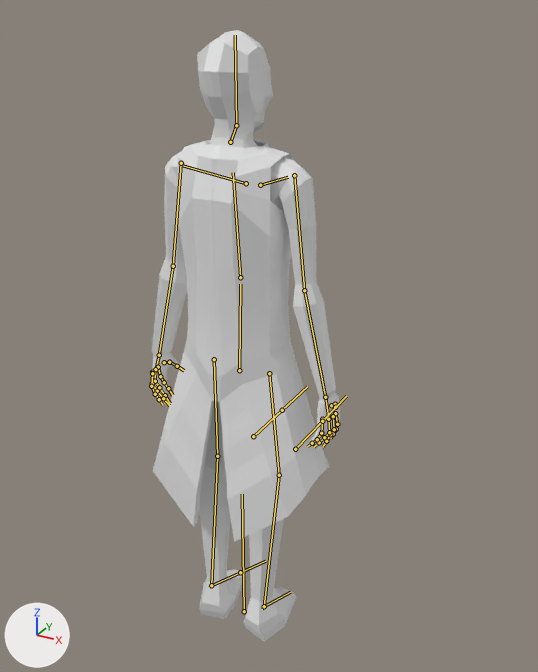
The FBX model Assets/Art/Models/Characters/Elf.fbx, before and after one commit.
One viewpoint serves both versions: a 50 mm lens placed at (0.972, -1.598, 1.799), pointed at (0.007, 0.155, 0.923). Every picture has the same lights, and +X, +Y and +Z are marked at lower left. The older version comes first. The bones that change, and the others that lie on the model, are drawn over the model as lines.

In view in the first picture: 'body', 'cloth'.
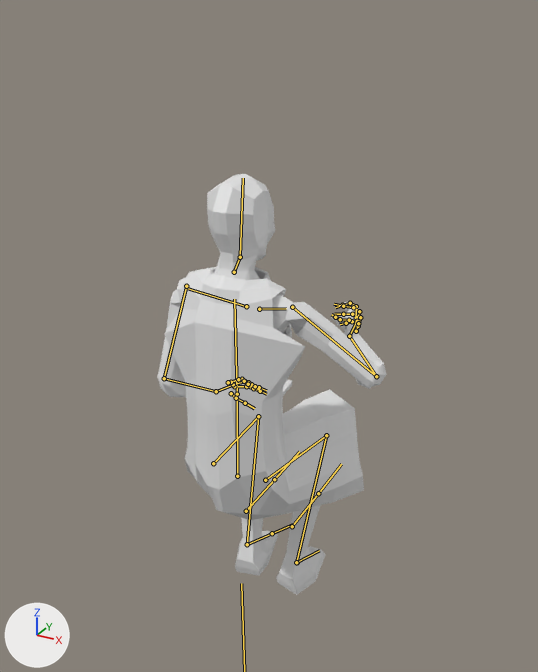
The newer file adds an action. The first version stands in its rest pose; the second is drawn at frame 7 of the action 'Elf|Elf.Sit'.

What the commit changed:
Bone 'rootBone' (bone_rootbone) moves from (0.0, 0.0, 0.0) to (0.0, -0.336, 0.0).
Bone 'rootBone' (bone_rootbone) turns from (0, 0, 0) to (0, 0, -1) degrees about its own x, y and z.
Bone 'spine' (bone_spine) turns from (0, 0, 0) to (0, -1, 7) degrees about its own x, y and z.
Bone 'arm1_L' (bone_arm1_l) turns from (0, 0, 0) to (27, 82, 32) degrees about its own x, y and z.
Bone 'arm2_L' (bone_arm2_l) turns from (0, 0, 0) to (61, 11, -18) degrees about its own x, y and z.
Bone 'arm1_R' (bone_arm1_r) turns from (0, 0, 0) to (113, -42, -98) degrees about its own x, y and z.
Bone 'arm2_R' (bone_arm2_r) turns from (0, 0, 0) to (90, -21, 21) degrees about its own x, y and z.
Bone 'leg1_L' (bone_leg1_l) turns from (0, 0, 0) to (6, 11, -79) degrees about its own x, y and z.
Bone 'leg2_L' (bone_leg2_l) turns from (0, 0, 0) to (-17, 16, 86) degrees about its own x, y and z.
Bone 'leg1_R' (bone_leg1_r) turns from (0, 0, 0) to (6, -11, 79) degrees about its own x, y and z.
Bone 'leg2_R' (bone_leg2_r) turns from (0, 0, 0) to (-17, -16, -86) degrees about its own x, y and z.
Bone 'handIK_L' (bone_handik_l) moves from (0.0, 0.0, 0.0) to (-0.072, -0.222, 0.138).
Bone 'handIK_L' (bone_handik_l) turns from (0, 0, 0) to (-11, 0, -5) degrees about its own x, y and z.
Bone 'hand_L' (bone_hand_l) turns from (0, 0, 0) to (116, 130, 21) degrees about its own x, y and z.
Bone 'handIK_R' (bone_handik_r) moves from (0.0, 0.0, 0.0) to (0.069, -0.334, 0.374).
Bone 'handIK_R' (bone_handik_r) turns from (0, 0, 0) to (47, -72, -45) degrees about its own x, y and z.
Bone 'hand_R' (bone_hand_r) turns from (0, 0, 0) to (116, -130, -21) degrees about its own x, y and z.
Bone 'index2_R' (bone_index2_r) turns from (0, 0, 0) to (-34, 8, 4) degrees about its own x, y and z.
Bone 'index3_R' (bone_index3_r) turns from (0, 0, 0) to (-30, 10, -26) degrees about its own x, y and z.
Bone 'middle2_R' (bone_middle2_r) turns from (0, 0, 0) to (-20, 6, 9) degrees about its own x, y and z.
Bone 'middle3_R' (bone_middle3_r) turns from (0, 0, 0) to (-38, 13, 15) degrees about its own x, y and z.
Bone 'ring2_R' (bone_ring2_r) turns from (0, 0, 0) to (-28, 6, 11) degrees about its own x, y and z.
Bone 'ring3_R' (bone_ring3_r) turns from (0, 0, 0) to (-36, 7, 13) degrees about its own x, y and z.
Bone 'pinky2_R' (bone_pinky2_r) turns from (0, 0, 0) to (-29, 1, 12) degrees about its own x, y and z.
Bone 'pinky3_R' (bone_pinky3_r) turns from (0, 0, 0) to (-46, -1, 11) degrees about its own x, y and z.
Bone 'thumb1_R' (bone_thumb1_r) turns from (0, 0, 0) to (-64, -16, -30) degrees about its own x, y and z.
Bone 'thumb2_R' (bone_thumb2_r) turns from (0, 0, 0) to (21, -38, -40) degrees about its own x, y and z.
Bone 'footIK_L' (bone_footik_l) moves from (0.0, 0.0, 0.0) to (0.0, -0.237, 0.334).
Bone 'footIK_R' (bone_footik_r) moves from (0.0, 0.0, 0.0) to (0.0, -0.237, 0.334).

Pixel boxes [x1, y1, x2, y2] of what changed, in the pictures (538 x 672 px):
'cloth', posed (13% wider, 37% shorter): before [153, 138, 330, 542]; after [164, 267, 364, 520]
'body', posed (22% wider, 31% shorter): before [151, 30, 340, 641]; after [157, 174, 387, 595]
bone 'spine', root to tip: before (240, 277) to (233, 172); after (237, 394) to (234, 299)
bone 'arm1_L', root to tip: before (181, 163) to (173, 266); after (186, 286) to (164, 378)
bone 'arm2_L', root to tip: before (173, 266) to (159, 355); after (164, 378) to (216, 391)
bone 'arm1_R', root to tip: before (294, 175) to (304, 290); after (292, 307) to (376, 376)
bone 'arm2_R', root to tip: before (304, 290) to (325, 397); after (376, 376) to (349, 336)
bone 'leg1_L', root to tip: before (214, 359) to (217, 456); after (213, 463) to (258, 416)
bone 'leg2_L', root to tip: before (217, 456) to (211, 585); after (258, 416) to (247, 544)
bone 'leg1_R', root to tip: before (269, 373) to (279, 475); after (265, 480) to (326, 435)
bone 'leg2_R', root to tip: before (279, 475) to (264, 606); after (326, 435) to (296, 562)
bone 'handIK_L', root to tip: before (159, 355) to (157, 356); after (216, 391) to (214, 393)
bone 'hand_L', root to tip: before (159, 355) to (155, 371); after (216, 391) to (232, 385)
bone 'handIK_R', root to tip: before (325, 397) to (324, 398); after (349, 336) to (348, 336)
bone 'hand_R', root to tip: before (325, 397) to (328, 417); after (349, 336) to (355, 323)
bone 'index2_R', root to tip: before (337, 424) to (336, 429); after (356, 306) to (350, 303)
bone 'index3_R', root to tip: before (336, 429) to (333, 434); after (350, 303) to (342, 305)
bone 'middle2_R', root to tip: before (334, 429) to (330, 434); after (359, 311) to (353, 307)
bone 'middle3_R', root to tip: before (330, 434) to (326, 441); after (353, 307) to (343, 306)
bone 'ring2_R', root to tip: before (329, 432) to (324, 437); after (360, 317) to (352, 314)
bone 'ring3_R', root to tip: before (324, 437) to (319, 442); after (352, 314) to (343, 314)
bone 'pinky2_R', root to tip: before (321, 433) to (317, 439); after (358, 323) to (352, 321)
bone 'pinky3_R', root to tip: before (317, 439) to (312, 443); after (352, 321) to (346, 323)
bone 'thumb1_R', root to tip: before (331, 405) to (335, 404); after (349, 320) to (340, 319)
bone 'thumb2_R', root to tip: before (335, 404) to (335, 407); after (340, 319) to (335, 317)
bone 'footIK_L', root to tip: before (211, 585) to (209, 587); after (247, 544) to (245, 546)
bone 'footIK_R', root to tip: before (264, 606) to (262, 609); after (297, 562) to (295, 564)
